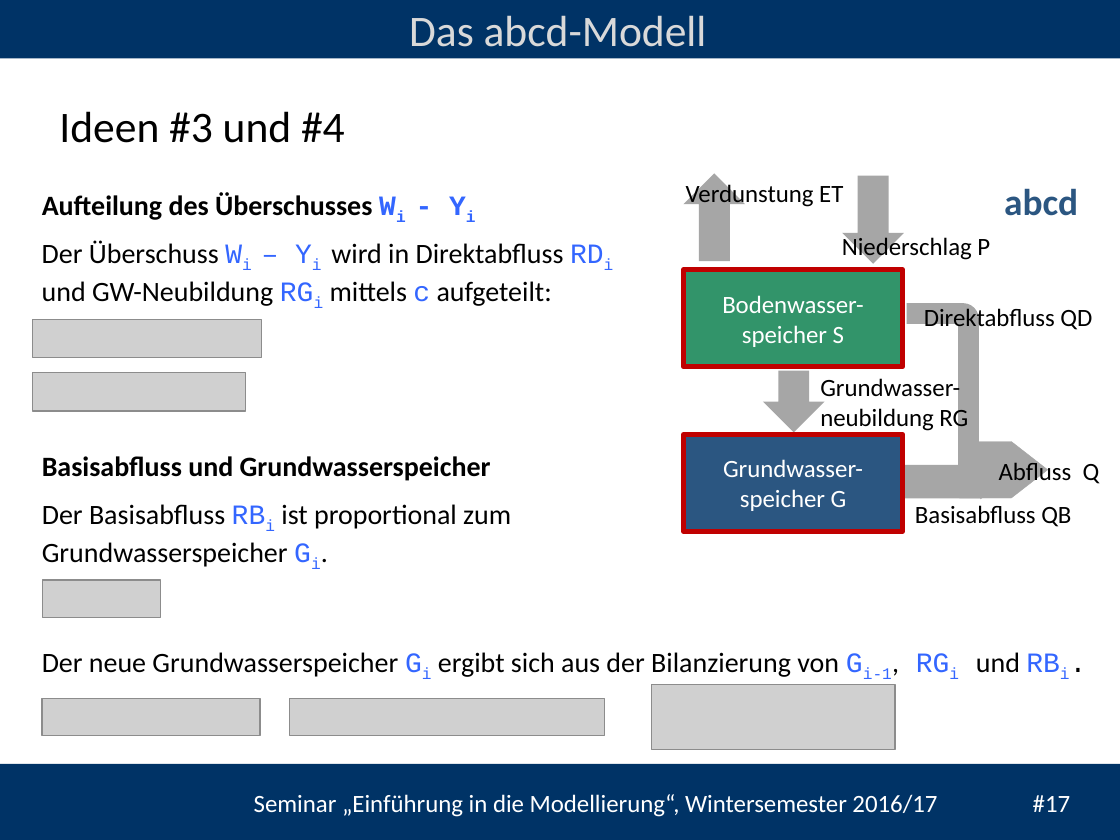
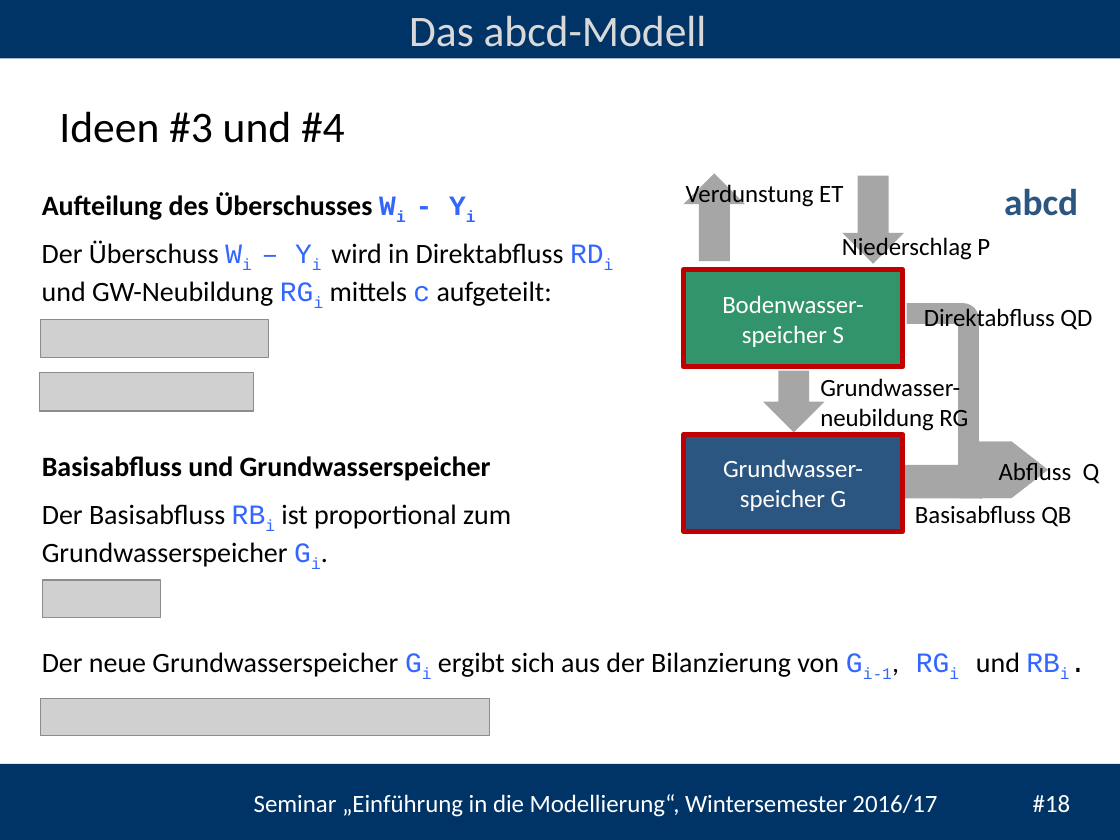
Before and after one commit to heistermann/Einf_Modellierung, a slide deck: slide 18 of Termin_5/folien/UebungModellierung#5.pptx (slide 17 before the commit). Drawn at 1120x840 pixels with LibreOffice and Linux fonts; fonts in the diff are those of the drawing; grey boxes stand for pictures; background and template pictures are left out. Boxes give left, top, right and bottom in pixels: in the first picture for what was removed or moved away, otherwise in the second. Text is boxed around its words. In the diff, an @@ line names an element or a change of style, - is before the commit and + after.

```diff
--- a/Termin_5/folien/UebungModellierung#5.pptx
+++ b/Termin_5/folien/UebungModellierung#5.pptx
@@ picture: place and size @@
-picture at box(32, 320, 261, 358)
+picture at box(40, 320, 269, 358)
@@ picture: place and size @@
-picture at box(32, 373, 245, 411)
+picture at box(40, 373, 253, 411)
@@ picture removed at box(652, 684, 895, 749) @@
@@ picture: place and size @@
-picture at box(290, 698, 605, 736)
+picture at box(40, 698, 489, 736)
@@ picture removed at box(41, 698, 260, 736) @@
@@ text at box(254, 794, 1071, 817): text changed @@
-Seminar „Einführung in die Modellierung“, Wintersemester 2016/17 #17
+Seminar „Einführung in die Modellierung“, Wintersemester 2016/17 #18
```
Also in this commit, not shown: 3 other slides changed, 2 slides added, 1 slide removed, 23 other files.
